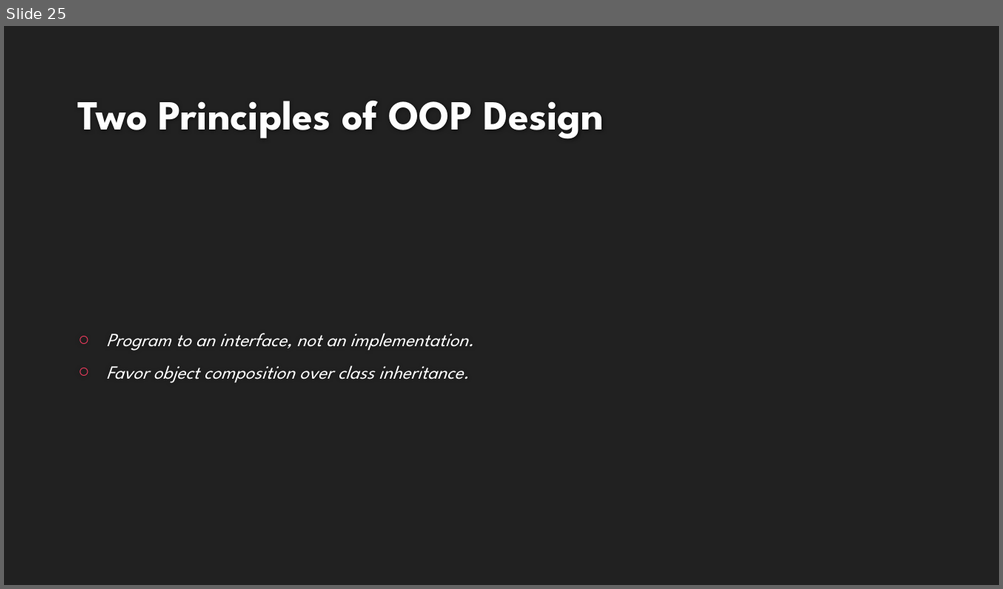
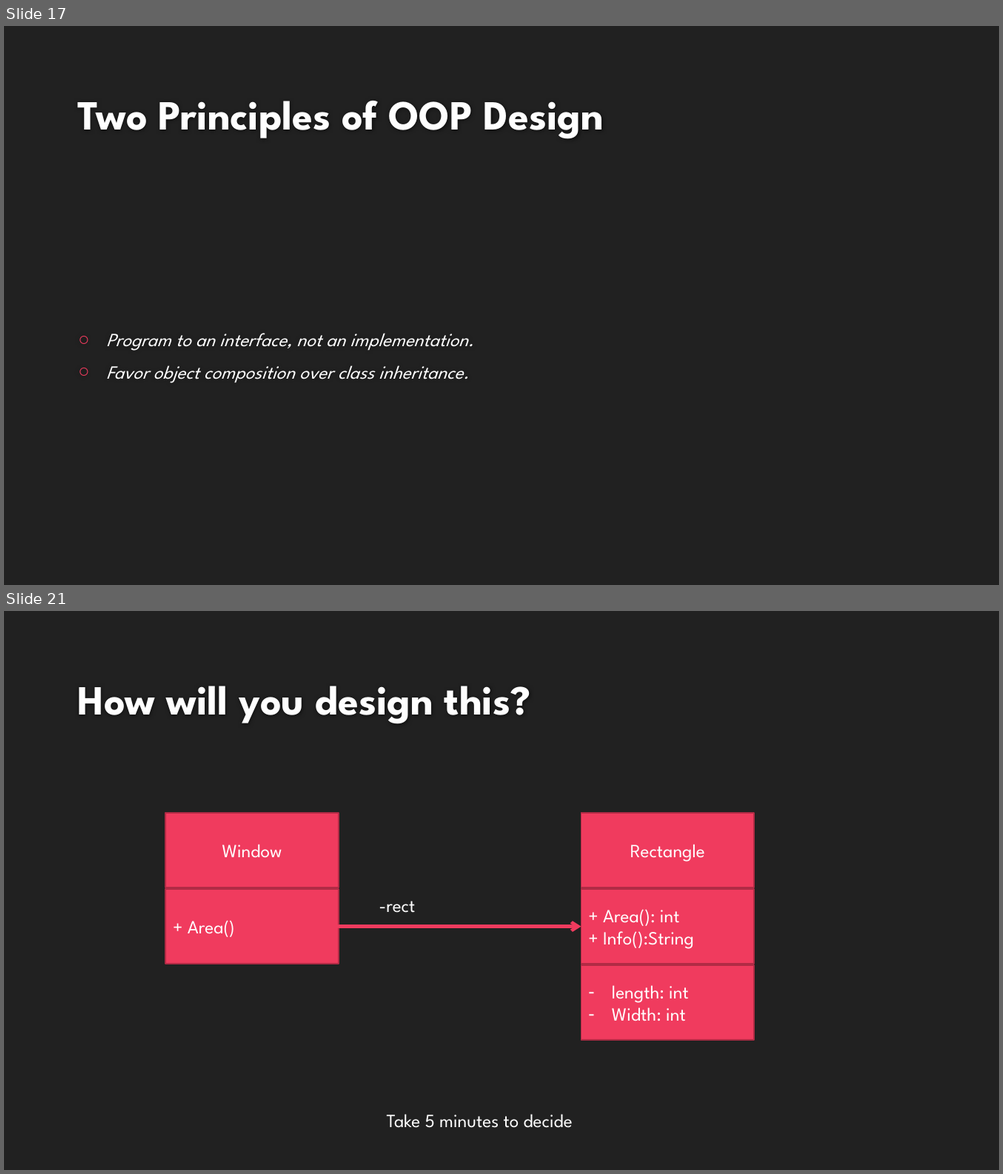
Before and after one commit to umairazfar/Software-Engineering, a slide deck: Slides/Design Patterns.pptx. Shown one above the other, each under a label of ours: slide 25 before the commit, slides 17 and 21 after it; the slides between them are not shown. The pictures are 1003x589 and 1003x1174 pixels, drawn with LibreOffice and Linux fonts; fonts in the diff are those of the drawing; background and template pictures are left out. Boxes give left, top, right and bottom in pixels: in the first picture for what was removed or moved away, otherwise in the second. Text is boxed around its words. In the diff, an @@ line names an element or a change of style, - is before the commit and + after.

Commit message:
Design patterns

```diff
--- a/Slides/Design Patterns.pptx
+++ b/Slides/Design Patterns.pptx
@@ slide 21 added at [4,611,999,1170], background #212121 @@
@@ title added at [77,686,531,724], 40 pt, text #FEFEFE, bold @@
+How will you design this?
@@ rectangle added at [165,813,338,888], fill #F03B5E, outline #B22C46 1.25 pt, 18 pt, text #FFFFFF @@
+Window
@@ rectangle added at [580,813,754,888], fill #F03B5E, outline #B22C46 1.25 pt, 18 pt, text #FFFFFF @@
+Rectangle
@@ rectangle added at [165,889,338,964], fill #F03B5E, outline #B22C46 1.25 pt, 18 pt, text #FFFFFF @@
++ Area()
@@ rectangle added at [580,889,754,964], fill #F03B5E, outline #B22C46 1.25 pt, 18 pt, text #FFFFFF @@
++ Area(): int
++ Info():String
@@ text added at [379,901,415,913], 18 pt, text #FFFFFF @@
+-rect
@@ arrow added from (338, 926) to (580, 926), #F03B5E 3 pt @@
@@ rectangle added at [580,965,754,1040], fill #F03B5E, outline #B22C46 1.25 pt, 18 pt, text #FFFFFF @@
+– length: int
+– Width: int
@@ text added at [387,1114,572,1128], 18 pt, text #FFFFFF @@
+Take 5 minutes to decide
@@ what was slide 25 is now slide 17 @@
```
Also in this commit, not shown: 6 slides changed, 11 other slides added, 5 slides removed, 2 other files.
